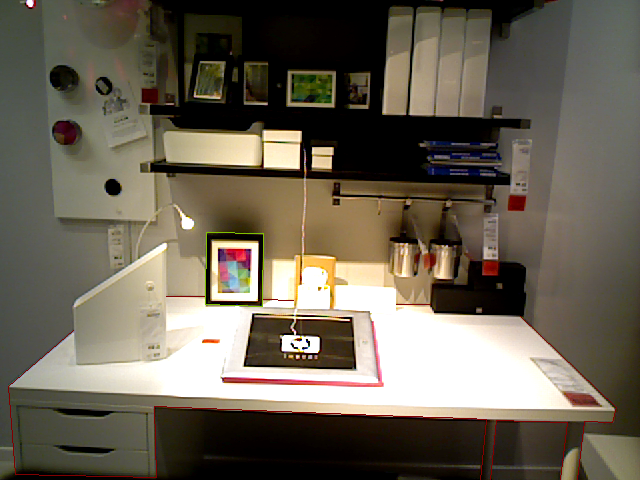
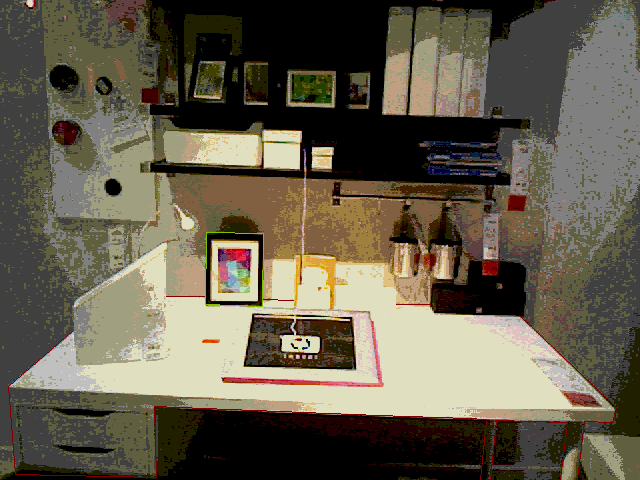
Before/after of a 640x480 layered artwork. What changed in the layer stack:
painted on "93_LivingLow.png" over [0, 0, 640, 480]
